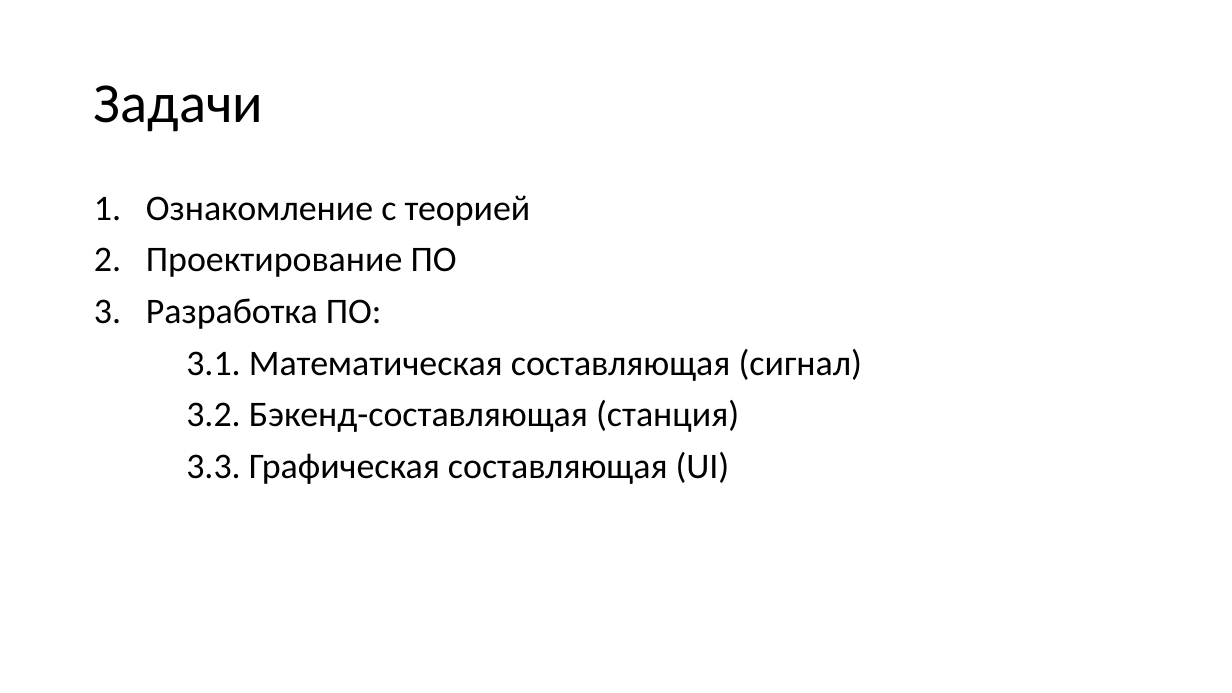
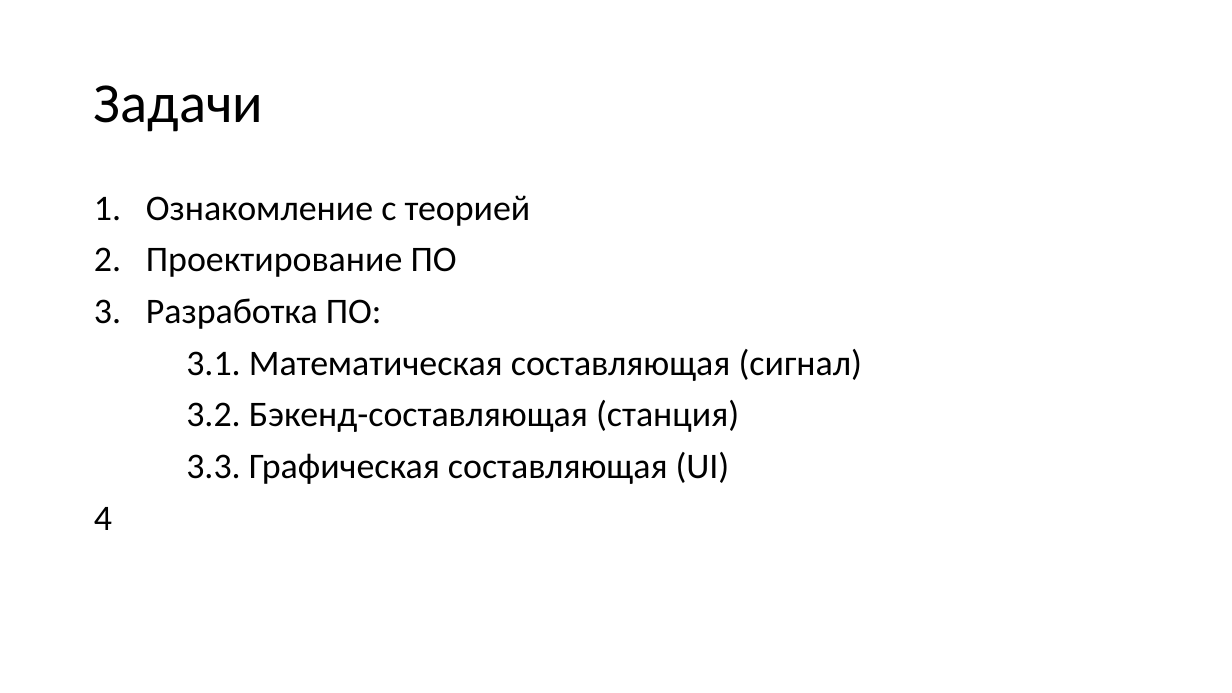
Before and after one commit to Lynech/the-reflected-signal-simulator, a slide deck: slide 5 of presentation.pptx (slide 4 before the commit). Drawn at 1232x693 pixels with LibreOffice and Linux fonts; fonts in the diff are those of the drawing. Boxes give left, top, right and bottom in pixels: in the first picture for what was removed or moved away, otherwise in the second. Text is boxed around its words. In the diff, an @@ line names an element or a change of style, - is before the commit and + after.

```diff
--- a/presentation.pptx
+++ b/presentation.pptx
@@ text at bbox=[94, 507, 112, 530]: paragraph added @@
+4
```
Also in this commit, not shown: 6 other slides changed, 8 slides added, 1 slide removed, 1 other file.
